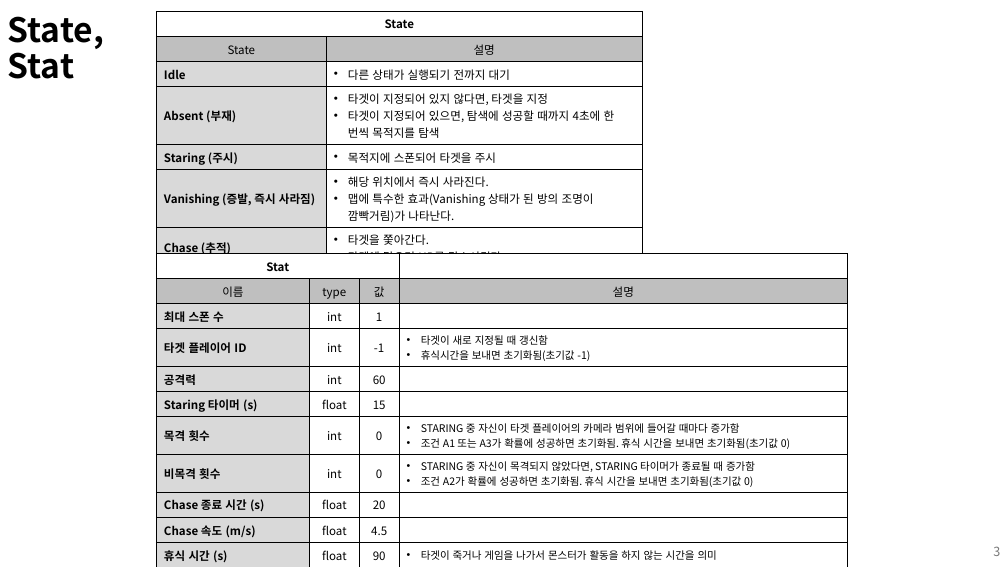
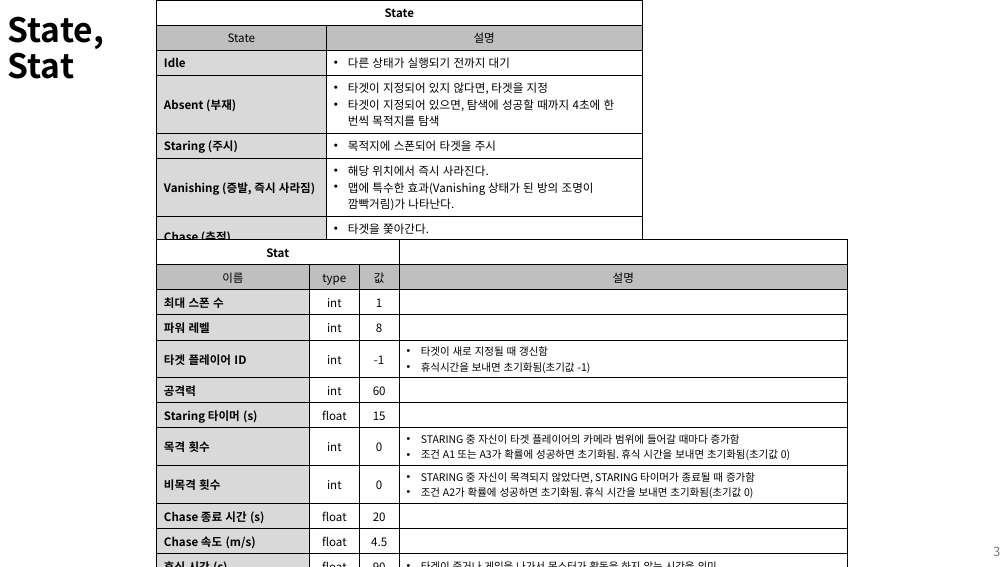
Before and after one commit to kimi5231/B1A2_project, a slide deck: slide 3 of 기획/몬스터 기획서_Ghost.pptx. Drawn at 1008x567 pixels with LibreOffice and Linux fonts; fonts in the diff are those of the drawing. Boxes give left, top, right and bottom in pixels: in the first picture for what was removed or moved away, otherwise in the second. Text is boxed around its words. In the diff, an @@ line names an element or a change of style, - is before the commit and + after.

Commit message:
몬스터 스폰 관련 내용 추가
- 몬스터 기획서: 각 몬스터별로 스탯에 '개별 파워레벨' 추가. '최대 스폰 수' 값 변경.
- 절차적 맵 생성 규칙: 난이도별 '총 파워레벨' 추가.
- 몬스터_스폰&파워레벨: 몬스터의 스폰 조건과 주기, 파워레벨 관련 설명 작성.

```diff
--- a/기획/몬스터 기획서_Ghost.pptx
+++ b/기획/몬스터 기획서_Ghost.pptx
@@ table: place and size @@
-table at (157,11,643,269)
+table at (157,0,643,258)
@@ table at (157,240,848,564) @@
+row 4: 파워 레벨 | int | 8 | 
@@ table: place and size @@
-table at (157,253,848,566)
+table at (157,240,848,564)
```
Also in this commit, not shown: 5 other files.
